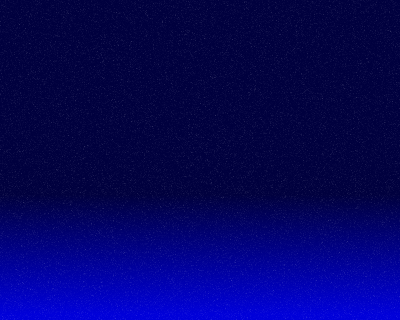
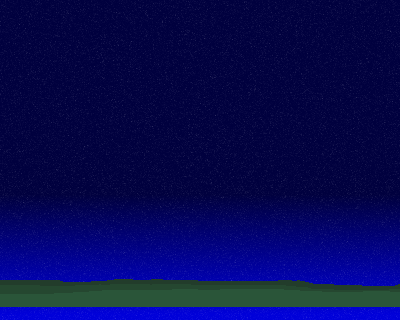
The second 400x320 image is a revision of the first. Changes to its layers:
added layer "floor_tile_01" above "New Layer copy" over bbox(0, 280, 48, 307)
showed "New Layer copy" over bbox(0, 279, 400, 307)
